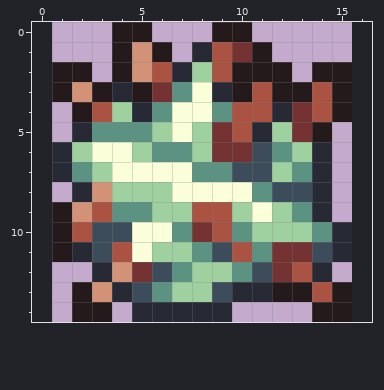
Pixel-art sprite: NPCs/Bosses/Thorn/Thorn_Head_Boss.png. Above: the version before the commit.
The file is 30x30 pixels, drawn in blocks of 2x2; one block is one cell here. The old version is drawn lined up with the new one, on the new canvas.
And afterwards:
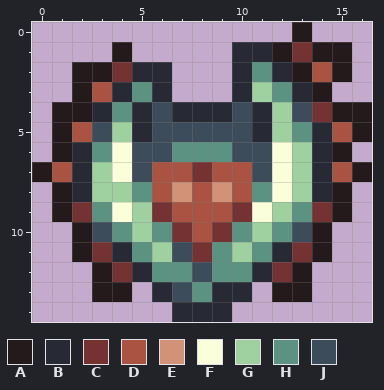
Palette (. is transparent): A #251a1b  B #272934  C #753232  D #aa5342  E #d19278  F #faffda  G #9fd09f  H #5c9282  J #3c4c5a
What changed:
canvas 15x15 -> 17x15, the old top-left corner now at 1,0
Changed rows in their new state; - is an unchanged pixel.
first column x 0:
 0 ----..---..--A---
 1 -----..-..BBACAA-
 2 -.-ACBB...BHBAD--
 3 -.AD-HB...BGHBA.-
 4 -A-BH-JBBBJBGJC-A
 5 -ADJGBJJJJJ--HBDA
 6 -ABH-JJ-HHJ-F--A-
 7 ADB--JDDCDD-FG-DA
 8 -A-G-HDEDED-FG-A-
 9 --CHFGCD--C---CA-
10 -.A-HGHCDC--HJA.-
11 -.ACBH-JCHG-B-A.-
12 ---ACBH-JH-B-A.--
13 --.AA.BJHB-.--..-
14 --..-..-------..-
Boxes around the changes in both pictures, in picture pixels (x1, y1, x2, y2):
changed: (32, 22, 372, 322)
